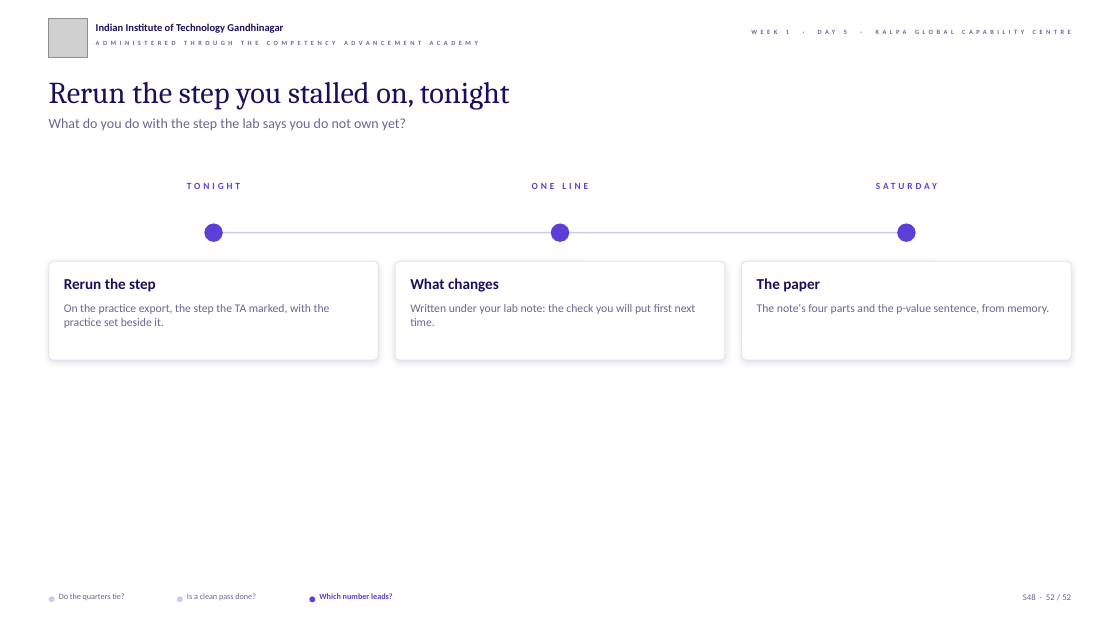
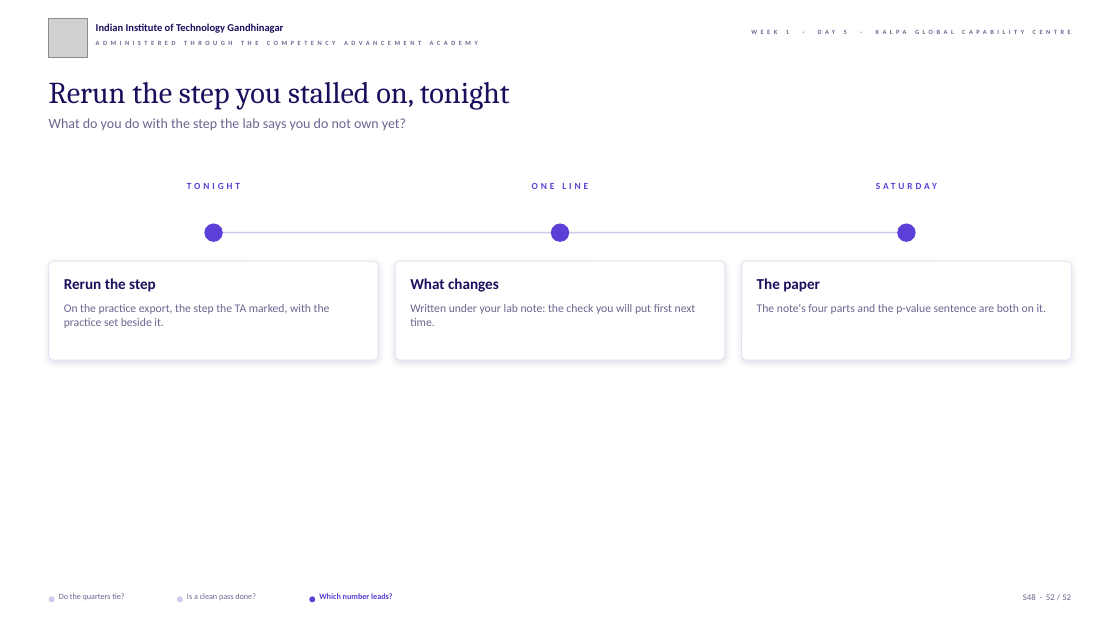
Before and after one commit to fde-academy-lab/c2-content-factory, a slide deck: slide 52 of content/W01/D5/slides/C2_W01_D05_debrief_STUDENT.pptx. Drawn at 1120x630 pixels with LibreOffice and Linux fonts; fonts in the diff are those of the drawing; grey boxes stand for pictures; background and template pictures are left out. Boxes give left, top, right and bottom in pixels: in the first picture for what was removed or moved away, otherwise in the second. Text is boxed around its words. In the diff, an @@ line names an element or a change of style, - is before the commit and + after.

```diff
--- a/content/W01/D5/slides/C2_W01_D05_debrief_STUDENT.pptx
+++ b/content/W01/D5/slides/C2_W01_D05_debrief_STUDENT.pptx
@@ text at (x1=757, y1=304, x2=1047, y2=314): text changed @@
-The note's four parts and the p-value sentence, from memory.
+The note's four parts and the p-value sentence are both on it.
```
Also in this commit, not shown: 1 other slide changed, 10 other files.
